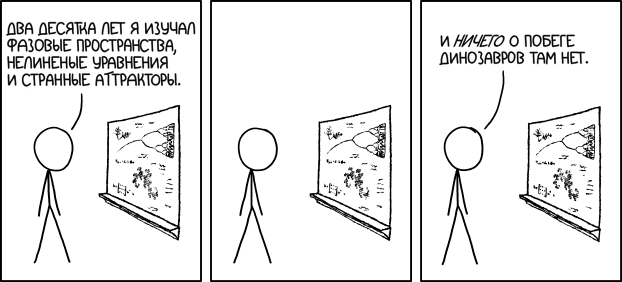
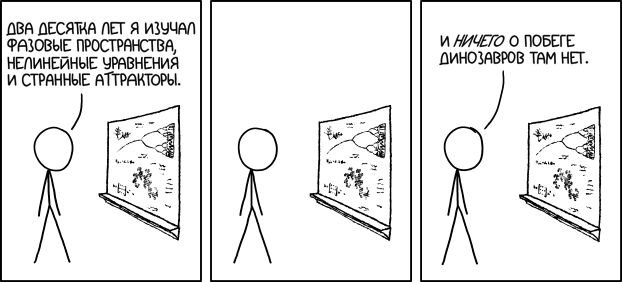
Layers edited between the first and the second 622×282 image:
hid "Копия text ru" over [7, 55, 179, 70]
added layer "Копия text ru #1" (50%) above "text ru" over [7, 55, 179, 70]
painted on "text ru" over [7, 55, 179, 70]
